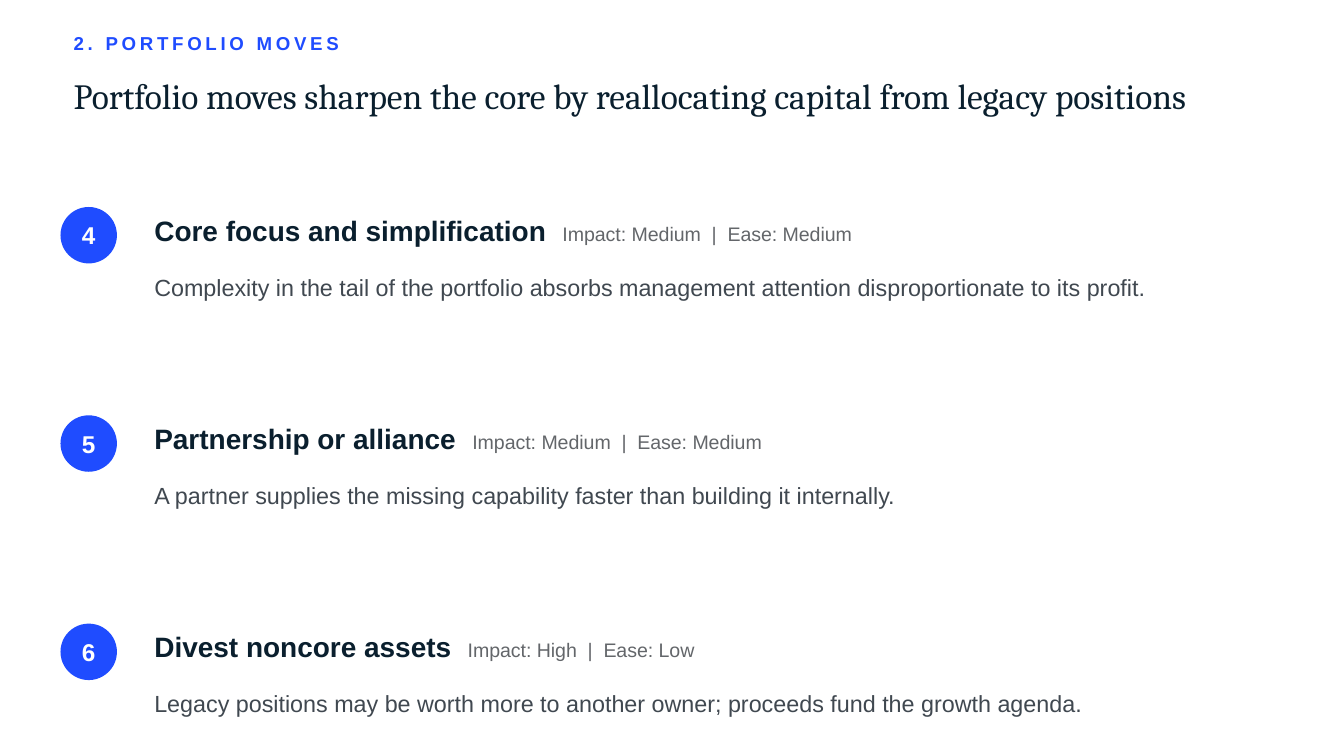
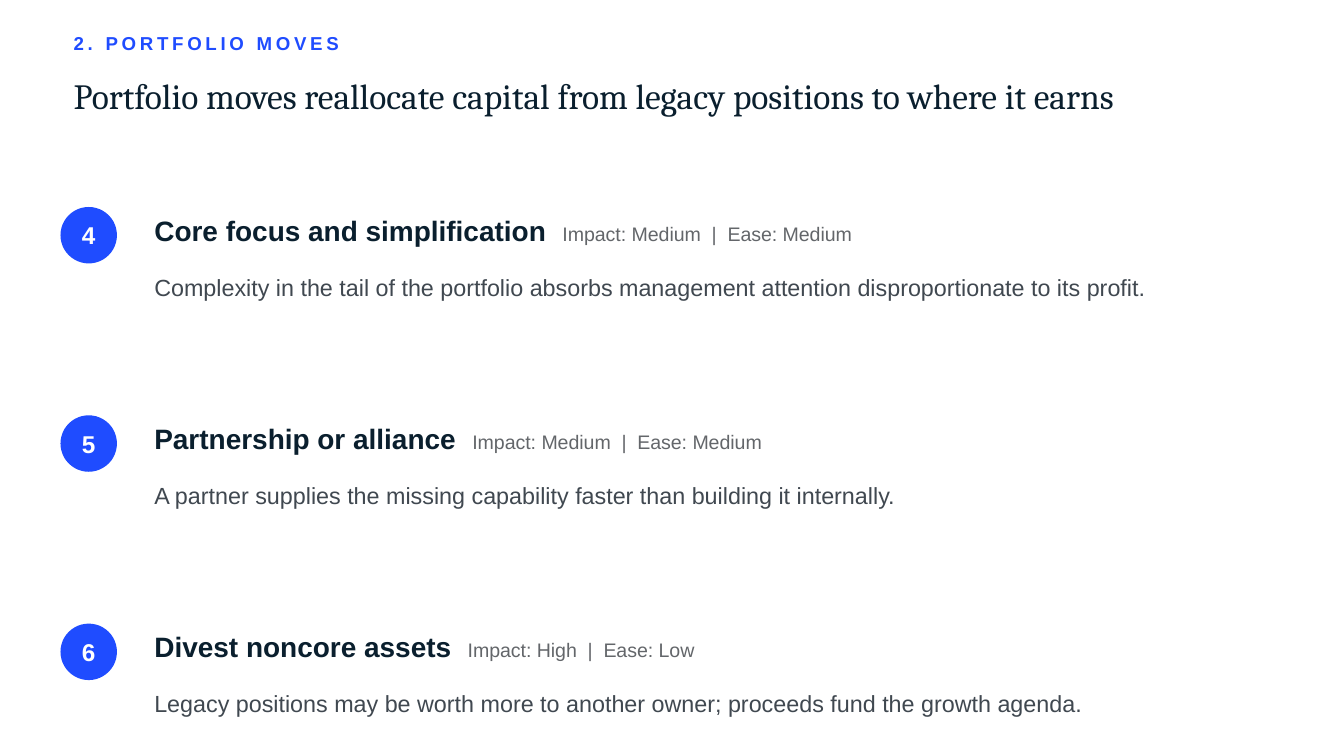
Before and after one commit to joshuakeum9-cell/dealdesk, a slide deck: slide 4 of samples/strategy_Presentation.pptx. Drawn at 1344x756 pixels with LibreOffice and Linux fonts; fonts in the diff are those of the drawing. Boxes give left, top, right and bottom in pixels: in the first picture for what was removed or moved away, otherwise in the second. Text is boxed around its words. In the diff, an @@ line names an element or a change of style, - is before the commit and + after.

```diff
--- a/samples/strategy_Presentation.pptx
+++ b/samples/strategy_Presentation.pptx
@@ text at (74, 84, 1114, 117): text changed @@
-Portfolio moves sharpen the core by reallocating capital from legacy positions
+Portfolio moves reallocate capital from legacy positions to where it earns
```
Also in this commit, not shown: 3 other slides changed, 12 other files.
